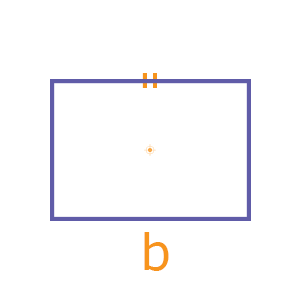
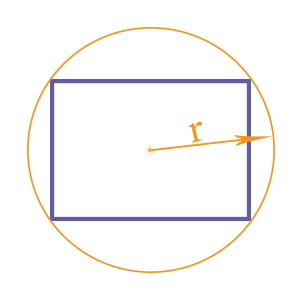
Before/after of a 300×300 layered artwork. What changed in the layer stack:
added group "Out Radius" with 3 layers above "Side a" over [27, 27, 275, 273]
added layer "r" in group "Out Radius" over [188, 121, 202, 143]
added layer "Shape 9" in group "Out Radius" over [152, 135, 273, 151]
added layer "Ellipse 1" in group "Out Radius" over [27, 27, 275, 273]
hid group "Side b" (3 layers) over [137, 73, 169, 273]
painted on "b" over [137, 232, 169, 273]
moved "Shape 4" into group "Side b", painted on it over [142, 73, 157, 88]
removed layer "Shape 3" over [142, 73, 147, 88]
removed layer "Layer 2" over [27, 27, 275, 273]
added group "Base" with 3 layers above "Area" over [50, 79, 251, 221]
moved "Rectangle 2" into group "Base" over [50, 79, 251, 221]
